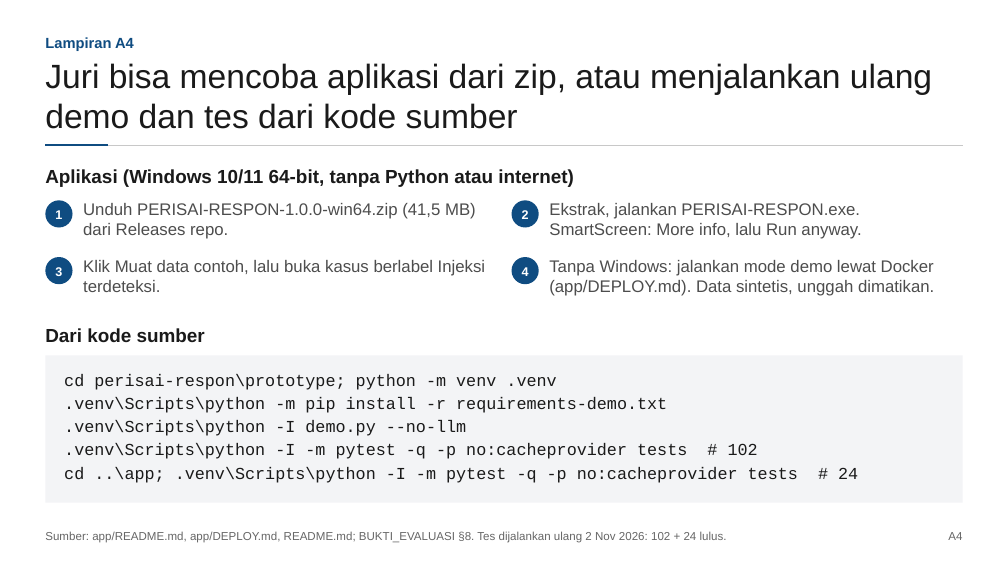
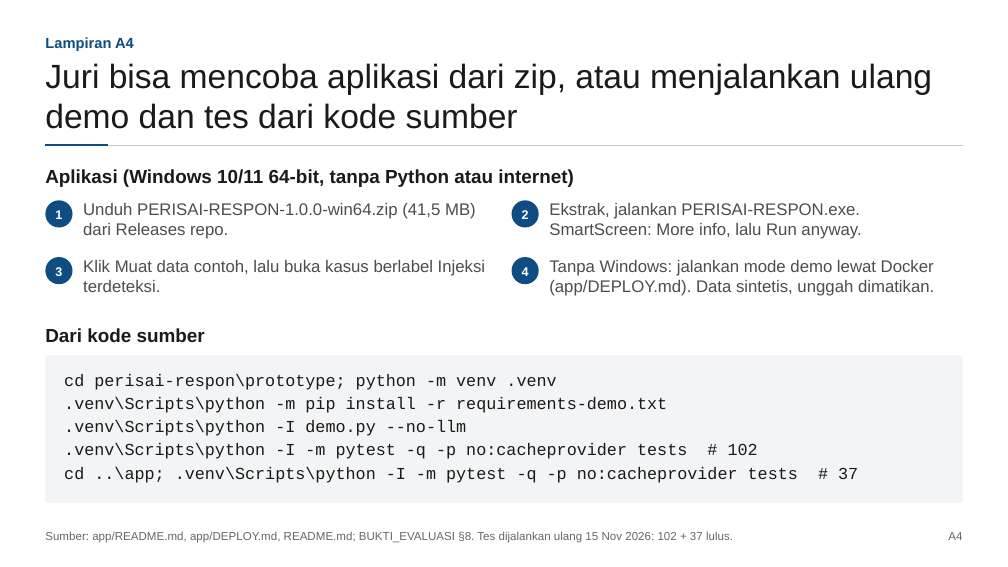
Before and after one commit to poggymacello/perisai-respon, a slide deck: slide 22 of aset_kirim/slide/PERISAI-RESPON_Slide_Teknis.pptx. Drawn at 1008x567 pixels with LibreOffice and Linux fonts; fonts in the diff are those of the drawing. Boxes give left, top, right and bottom in pixels: in the first picture for what was removed or moved away, otherwise in the second. Text is boxed around its words. In the diff, an @@ line names an element or a change of style, - is before the commit and + after.

```diff
--- a/aset_kirim/slide/PERISAI-RESPON_Slide_Teknis.pptx
+++ b/aset_kirim/slide/PERISAI-RESPON_Slide_Teknis.pptx
@@ text at [64,467,858,483]: text changed @@
-cd ..\app; .venv\Scripts\python -I -m pytest -q -p no:cacheprovider tests # 24
+cd ..\app; .venv\Scripts\python -I -m pytest -q -p no:cacheprovider tests # 37
@@ text at [45,531,733,543]: text changed @@
-Sumber: app/README.md, app/DEPLOY.md, README.md; BUKTI_EVALUASI §8. Tes dijalankan ulang 2 Nov 2026: 102 + 24 lulus.
+Sumber: app/README.md, app/DEPLOY.md, README.md; BUKTI_EVALUASI §8. Tes dijalankan ulang 15 Nov 2026: 102 + 37 lulus.
```
Also in this commit, not shown: 12 other slides changed, 38 other files.
